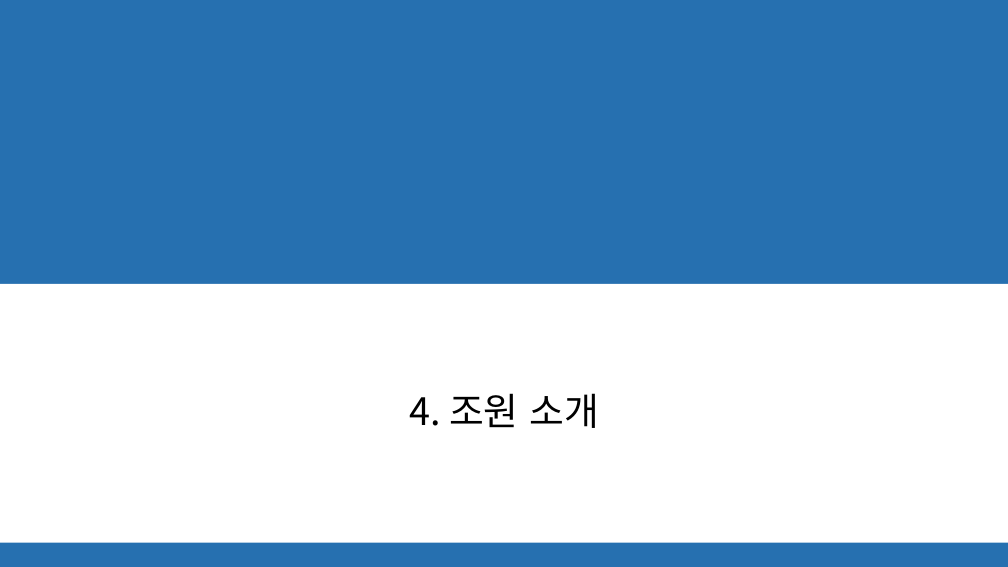
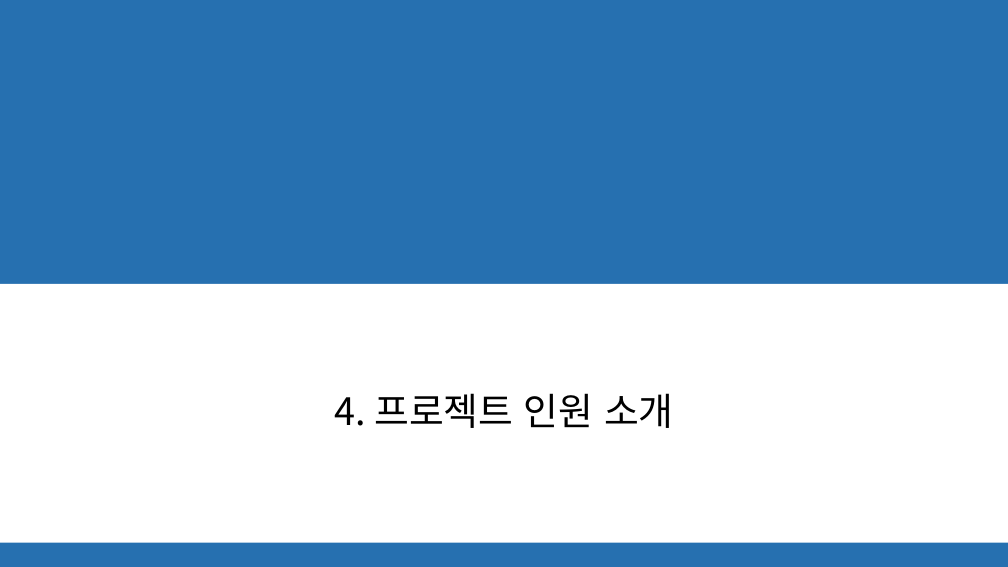
Before and after one commit to jihyeyun00/teamproject_python, a slide deck: slide 12 of 2차 팀프로젝트/6조_20200117.pptx. Drawn at 1008x567 pixels with LibreOffice and Linux fonts; fonts in the diff are those of the drawing; background and template pictures are left out. Boxes give left, top, right and bottom in pixels: in the first picture for what was removed or moved away, otherwise in the second. Text is boxed around its words. In the diff, an @@ line names an element or a change of style, - is before the commit and + after.

```diff
--- a/2차 팀프로젝트/6조_20200117.pptx
+++ b/2차 팀프로젝트/6조_20200117.pptx
@@ title at (334, 393, 674, 428): text changed @@
-4. 조원 소개
+4. 프로젝트 인원 소개
```
Also in this commit, not shown: 9 other slides changed, 1 other file.
